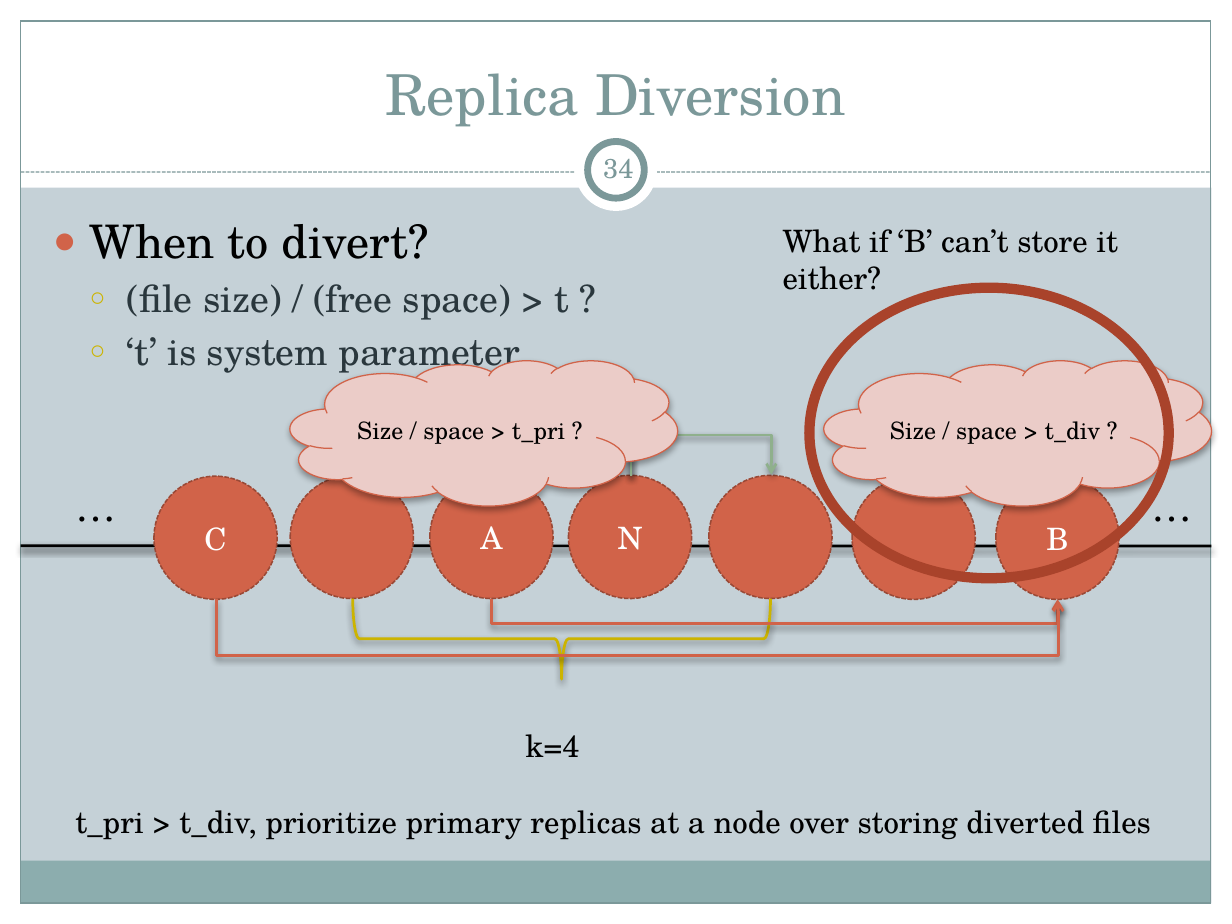
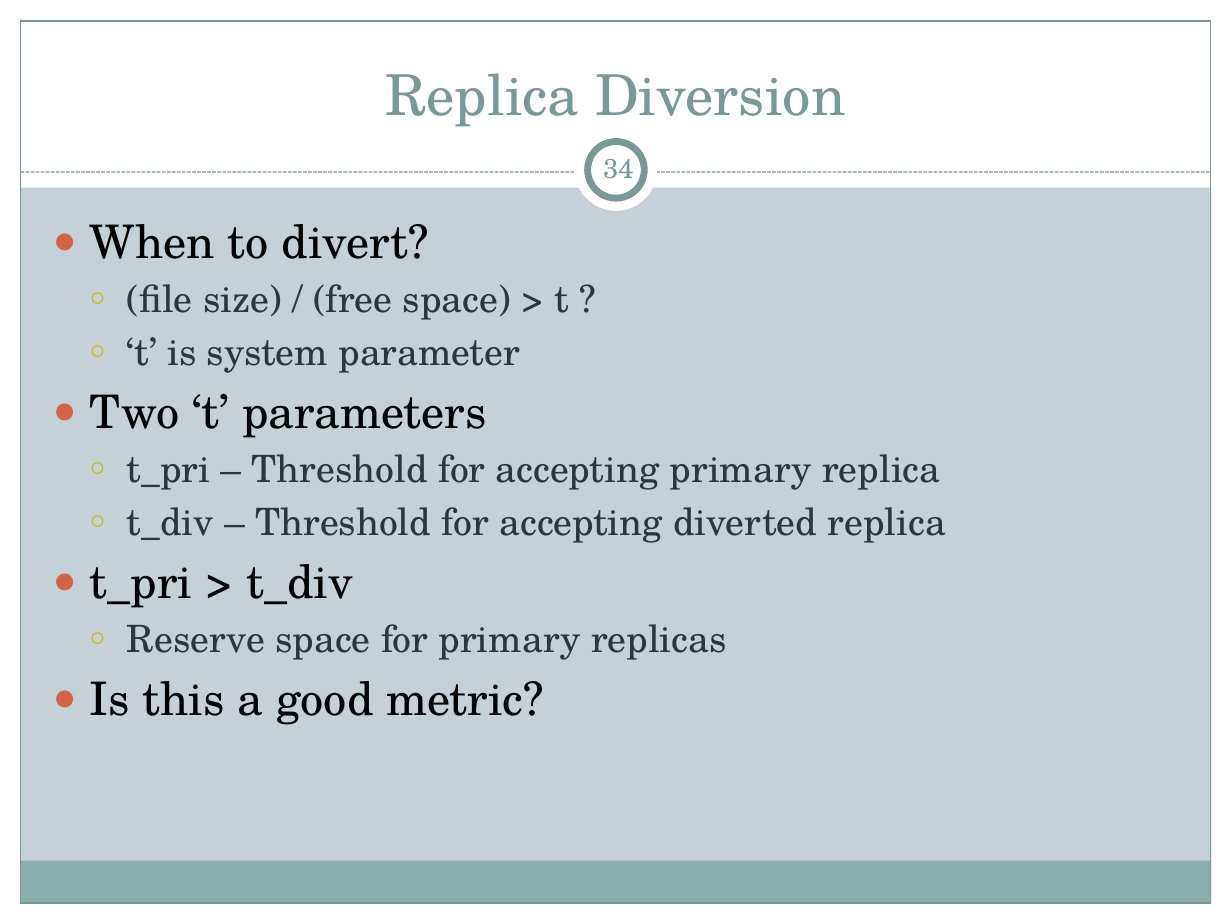
Before and after one commit to cs525-koala/documents, a slide deck: slide 34 of p2p/P2P Apps.pptx. Drawn at 1232x924 pixels with LibreOffice and Linux fonts; fonts in the diff are those of the drawing. Boxes give left, top, right and bottom in pixels: in the first picture for what was removed or moved away, otherwise in the second. Text is boxed around its words. In the diff, an @@ line names an element or a change of style, - is before the commit and + after.

Commit message:
presentation: remove graphicaly depiction of replica diversion threshold; clouds are tacky.

```diff
--- a/p2p/P2P Apps.pptx
+++ b/p2p/P2P Apps.pptx
@@ text removed at (783, 229, 1118, 290) @@
-What if ‘B’ can’t store it either?
@@ ellipse removed at (809, 288, 1169, 579) @@
@@ cloud removed at (291, 360, 678, 505) @@
-Size / space > t_pri ?
@@ cloud removed at (824, 360, 1211, 505) @@
-Size / space > t_div ?
@@ text at (90, 393, 946, 725): paragraphs added @@
+● Two ‘t’ parameters
+  ○ t_pri – Threshold for accepting primary replica
+  ○ t_div – Threshold for accepting diverted replica
+● t_pri > t_div
+  ○ Reserve space for primary replicas
+● Is this a good metric?
@@ elbow arrow removed from (631, 477) to (352, 474) @@
@@ elbow arrow removed from (631, 477) to (493, 474) @@
@@ elbow arrow removed from (631, 477) to (771, 474) @@
@@ text removed at (63, 474, 121, 536) @@
-…
@@ ellipse removed at (154, 477, 277, 600) @@
-C
@@ ellipse removed at (291, 476, 414, 599) @@
@@ ellipse removed at (430, 476, 553, 599) @@
-A
@@ ellipse removed at (568, 476, 691, 599) @@
-N
@@ ellipse removed at (708, 476, 832, 599) @@
@@ ellipse removed at (853, 477, 976, 600) @@
@@ ellipse removed at (995, 477, 1119, 600) @@
-B
@@ text removed at (1140, 474, 1198, 536) @@
-…
@@ line removed from (1211, 546) to (21, 546) @@
@@ elbow arrow removed from (217, 599) to (1058, 600) @@
@@ left brace removed at (352, 599, 770, 679) @@
@@ elbow arrow removed from (492, 599) to (1057, 600) @@
@@ text removed at (525, 734, 579, 757) @@
-k=4
@@ text removed at (75, 810, 1151, 840) @@
-t_pri > t_div, prioritize primary replicas at a node over storing diverted files
```
